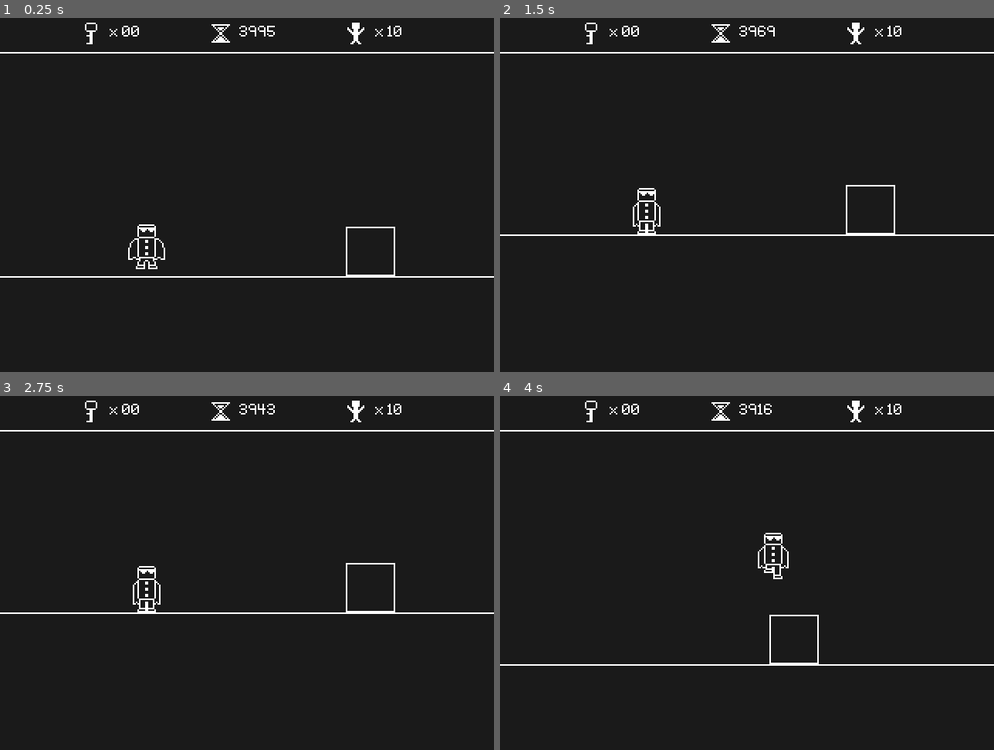
Above: before the commit, frames 1-4 (two rows, left to right).
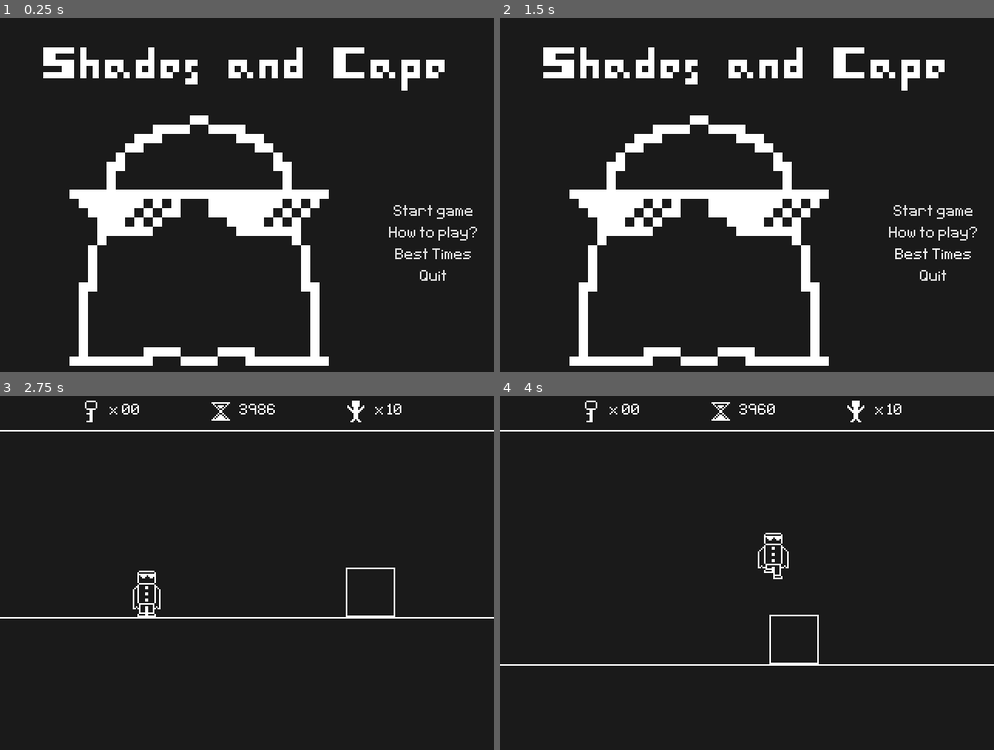
Above: after the commit, the same moments.

Repository: Kiel97/bialjam2019
Game: Godot game, scene res://Menu/MainMenu.tscn
Same seed, same stepped clock (60 frames per second), same inputs: the game is played once before the commit and once after it. Before the commit the project starts from res://Levels/Level.tscn.
Inputs (mouse positions are in pixels of both pictures, inside the frame that each line leads up to):
- Up to frame 1 (0.25 s): no input
- Up to frame 2 (1.5 s): click (934, 233) at 0.5 s, where only the run after the commit has a clickable "How to play?"; click (934, 255) at 1.25 s, where only the run after the commit has a clickable "Best Times"
- Up to frame 3 (2.75 s): click (434, 590) at 2 s, where only the run after the commit has a clickable "Start game"
- Up to frame 4 (4 s): hold Right (move_right) from 2.78 s (still down); tap Up (jump) at 3.02, 3.77 s

The runs differ from the first frame. In frame 1, 13% of the frame differs, in the area x 0-100%, y 1-99%; in frame 2, 13%; in frame 3, 1.3%; in frame 4, less than 0.1%.

Commit message:
Added main menu

Diff:
--- a/Bialjam2019/Fonts/menu_font.tres
+++ b/Bialjam2019/Fonts/menu_font.tres
@@ -3,5 +3,5 @@
 [ext_resource path="res://Fonts/I-pixel-u.ttf" type="DynamicFontData" id=1]
 
 [resource]
-size = 8
+size = 32
 font_data = ExtResource( 1 )
--- /dev/null
+++ b/Bialjam2019/Menu/MainMenu.gd
@@ -0,0 +1,4 @@
+extends PanelContainer
+
+func _on_StartButton_pressed() -> void:
+	get_tree().change_scene("res://Levels/Level.tscn")
--- /dev/null
+++ b/Bialjam2019/Menu/MainMenu.tscn
@@ -0,0 +1,105 @@
+[gd_scene load_steps=6 format=2]
+
+[ext_resource path="res://HUD/dark_theme.tres" type="StyleBox" id=1]
+[ext_resource path="res://Menu/MainMenu.gd" type="Script" id=2]
+[ext_resource path="res://Fonts/menu_font.tres" type="DynamicFont" id=3]
+[ext_resource path="res://game_icon.png" type="Texture" id=4]
+[ext_resource path="res://Fonts/interface_font.tres" type="DynamicFont" id=5]
+
+[node name="MainMenu" type="PanelContainer"]
+anchor_right = 1.0
+anchor_bottom = 1.0
+custom_styles/panel = ExtResource( 1 )
+script = ExtResource( 2 )
+
+[node name="MarginContainer" type="MarginContainer" parent="."]
+margin_right = 320.0
+margin_bottom = 256.0
+custom_constants/margin_right = 10
+custom_constants/margin_top = 10
+custom_constants/margin_left = 10
+custom_constants/margin_bottom = 10
+
+[node name="VBoxContainer" type="VBoxContainer" parent="MarginContainer"]
+margin_left = 10.0
+margin_top = 10.0
+margin_right = 310.0
+margin_bottom = 246.0
+
+[node name="Title" type="Label" parent="MarginContainer/VBoxContainer"]
+margin_right = 300.0
+margin_bottom = 40.0
+custom_fonts/font = ExtResource( 3 )
+text = "Shades and Cape"
+align = 1
+
+[node name="HBoxContainer" type="HBoxContainer" parent="MarginContainer/VBoxContainer"]
+margin_top = 44.0
+margin_right = 300.0
+margin_bottom = 236.0
+size_flags_horizontal = 3
+size_flags_vertical = 3
+
+[node name="TextureRect" type="TextureRect" parent="MarginContainer/VBoxContainer/HBoxContainer"]
+margin_right = 226.0
+margin_bottom = 192.0
+size_flags_horizontal = 3
+size_flags_vertical = 3
+texture = ExtResource( 4 )
+expand = true
+stretch_mode = 6
+
+[node name="VBoxContainer" type="VBoxContainer" parent="MarginContainer/VBoxContainer/HBoxContainer"]
+margin_left = 230.0
+margin_right = 300.0
+margin_bottom = 192.0
+alignment = 1
+
+[node name="StartButton" type="Button" parent="MarginContainer/VBoxContainer/HBoxContainer/VBoxContainer"]
+margin_top = 58.0
+margin_right = 70.0
+margin_bottom = 74.0
+custom_styles/hover = ExtResource( 1 )
+custom_styles/pressed = ExtResource( 1 )
+custom_styles/focus = ExtResource( 1 )
+custom_styles/disabled = ExtResource( 1 )
+custom_styles/normal = ExtResource( 1 )
+custom_fonts/font = ExtResource( 5 )
+text = "Start game"
+
+[node name="HowButton" type="Button" parent="MarginContainer/VBoxContainer/HBoxContainer/VBoxContainer"]
+margin_top = 78.0
+margin_right = 70.0
+margin_bottom = 94.0
+custom_styles/hover = ExtResource( 1 )
+custom_styles/pressed = ExtResource( 1 )
+custom_styles/focus = ExtResource( 1 )
+custom_styles/disabled = ExtResource( 1 )
+custom_styles/normal = ExtResource( 1 )
+custom_fonts/font = ExtResource( 5 )
+text = "How to play?"
+
+[node name="TimesButton" type="Button" parent="MarginContainer/VBoxContainer/HBoxContainer/VBoxContainer"]
+margin_top = 98.0
+margin_right = 70.0
+margin_bottom = 114.0
+custom_styles/hover = ExtResource( 1 )
+custom_styles/pressed = ExtResource( 1 )
+custom_styles/focus = ExtResource( 1 )
+custom_styles/disabled = ExtResource( 1 )
+custom_styles/normal = ExtResource( 1 )
+custom_fonts/font = ExtResource( 5 )
+text = "Best Times"
+
+[node name="QuitButton" type="Button" parent="MarginContainer/VBoxContainer/HBoxContainer/VBoxContainer"]
+margin_top = 118.0
+margin_right = 70.0
+margin_bottom = 134.0
+custom_styles/hover = ExtResource( 1 )
+custom_styles/pressed = ExtResource( 1 )
+custom_styles/focus = ExtResource( 1 )
+custom_styles/disabled = ExtResource( 1 )
+custom_styles/normal = ExtResource( 1 )
+custom_fonts/font = ExtResource( 5 )
+text = "Quit"
+[connection signal="pressed" from="MarginContainer/VBoxContainer/HBoxContainer/VBoxContainer/StartButton" to="." method="_on_StartButton_pressed"]
--- a/Bialjam2019/project.godot
+++ b/Bialjam2019/project.godot
@@ -16,7 +16,7 @@
 [application]
 
 config/name="Shades and Cape"
-run/main_scene="res://Levels/Level.tscn"
+run/main_scene="res://Menu/MainMenu.tscn"
 config/icon="res://game_icon.png"
 
 [debug]
